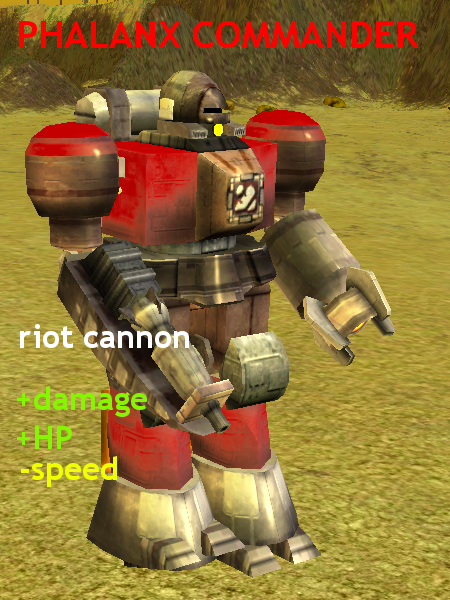
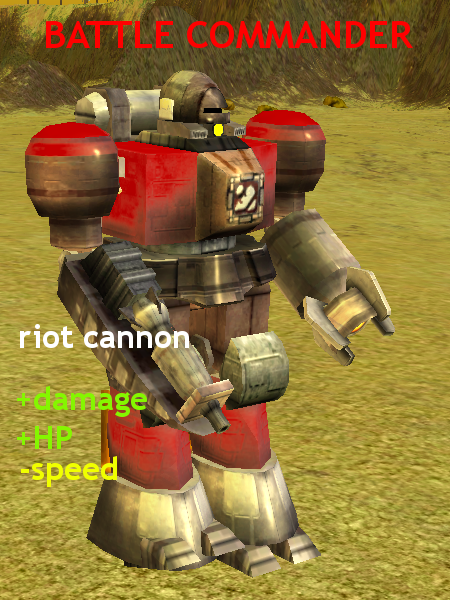
Before/after of a 450x600 layered artwork. What changed in the layer stack:
renamed "PHALANX COMMANDER" to "BATTLE COMMANDER", painted on it over [19, 21, 419, 48]
